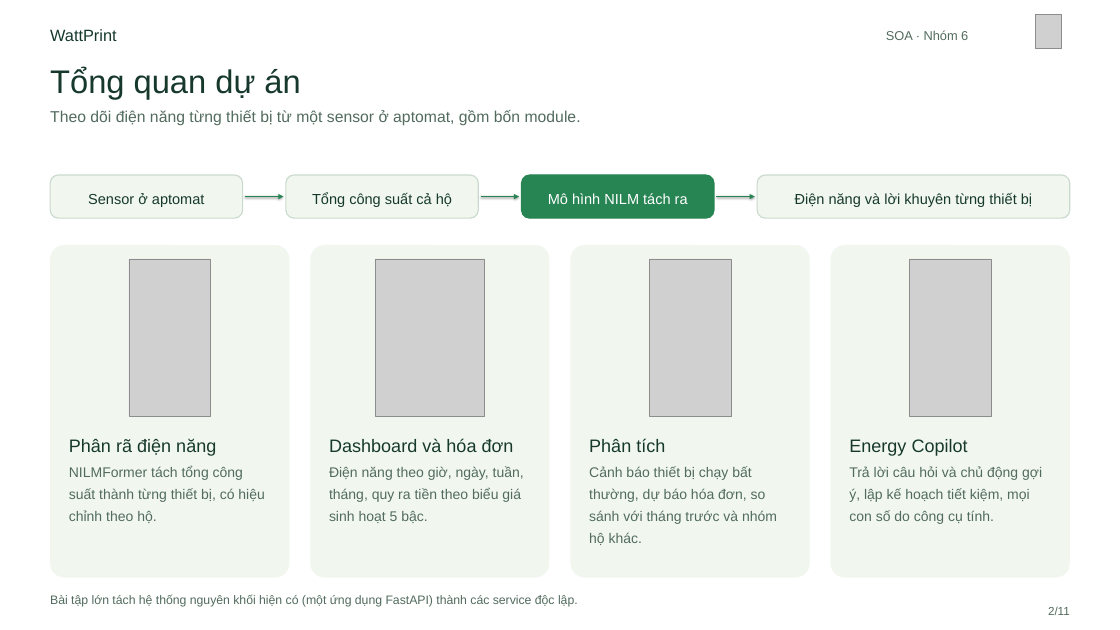
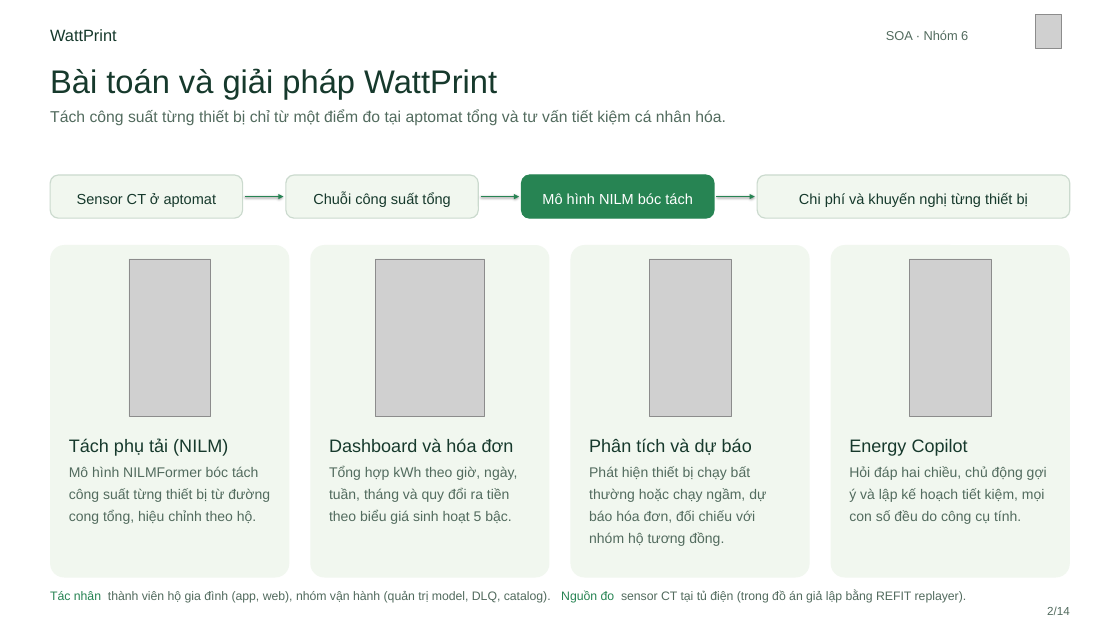
Before and after one commit to daFoggo/wattprint-backend, a slide deck: slide 2 of docs/soa/SOA-WattPrint-Slide.pptx. Drawn at 1120x630 pixels with LibreOffice and Linux fonts; fonts in the diff are those of the drawing; grey boxes stand for pictures. Boxes give left, top, right and bottom in pixels: in the first picture for what was removed or moved away, otherwise in the second. Text is boxed around its words. In the diff, an @@ line names an element or a change of style, - is before the commit and + after.

```diff
--- a/docs/soa/SOA-WattPrint-Slide.pptx
+++ b/docs/soa/SOA-WattPrint-Slide.pptx
@@ text at [50,68,497,99]: text changed @@
-Tổng quan dự án
+Bài toán và giải pháp WattPrint
@@ text at [50,109,726,125]: text changed @@
-Theo dõi điện năng từng thiết bị từ một sensor ở aptomat, gồm bốn module.
+Tách công suất từng thiết bị chỉ từ một điểm đo tại aptomat tổng và tư vấn tiết kiệm cá nhân hóa.
@@ text at [77,193,217,207]: text changed @@
-Sensor ở aptomat
+Sensor CT ở aptomat
@@ text at [313,192,450,207]: text changed @@
-Tổng công suất cả hộ
+Chuỗi công suất tổng
@@ text at [542,193,693,204]: text changed @@
-Mô hình NILM tách ra
+Mô hình NILM bóc tách
@@ text at [799,192,1028,207]: text changed @@
-Điện năng và lời khuyên từng thiết bị
+Chi phí và khuyến nghị từng thiết bị
@@ text at [69,439,228,456]: text changed @@
-Phân rã điện năng
+Tách phụ tải (NILM)
@@ text at [589,439,752,455]: text changed @@
-Phân tích
+Phân tích và dự báo
@@ text at [69,466,270,524]: text changed @@
-NILMFormer tách tổng công suất thành từng thiết bị, có hiệu chỉnh theo hộ.
+Mô hình NILMFormer bóc tách công suất từng thiết bị từ đường cong tổng, hiệu chỉnh theo hộ.
@@ text at [329,466,517,524]: text changed @@
-Điện năng theo giờ, ngày, tuần, tháng, quy ra tiền theo biểu giá sinh hoạt 5 bậc.
+Tổng hợp kWh theo giờ, ngày, tuần, tháng và quy đổi ra tiền theo biểu giá sinh hoạt 5 bậc.
@@ text at [589,466,766,546]: text changed @@
-Cảnh báo thiết bị chạy bất thường, dự báo hóa đơn, so sánh với tháng trước và nhóm hộ khác.
+Phát hiện thiết bị chạy bất thường hoặc chạy ngầm, dự báo hóa đơn, đối chiếu với nhóm hộ tương đồng.
@@ text at [849,466,1047,524]: text changed @@
-Trả lời câu hỏi và chủ động gợi ý, lập kế hoạch tiết kiệm, mọi con số do công cụ tính.
+Hỏi đáp hai chiều, chủ động gợi ý và lập kế hoạch tiết kiệm, mọi con số đều do công cụ tính.
@@ text at [50,591,967,603]: text changed @@
-Bài tập lớn tách hệ thống nguyên khối hiện có (một ứng dụng FastAPI) thành các service độc lập.
+Tác nhân thành viên hộ gia đình (app, web), nhóm vận hành (quản trị model, DLQ, catalog). Nguồn đo sensor CT tại tủ điện (trong đồ án giả lập bằng REFIT replayer).
@@ text at [1047,606,1070,615]: text changed @@
-2/11
+2/14
```
Also in this commit, not shown: 5 other slides changed, 8 slides added, 5 slides removed, 29 other files.
